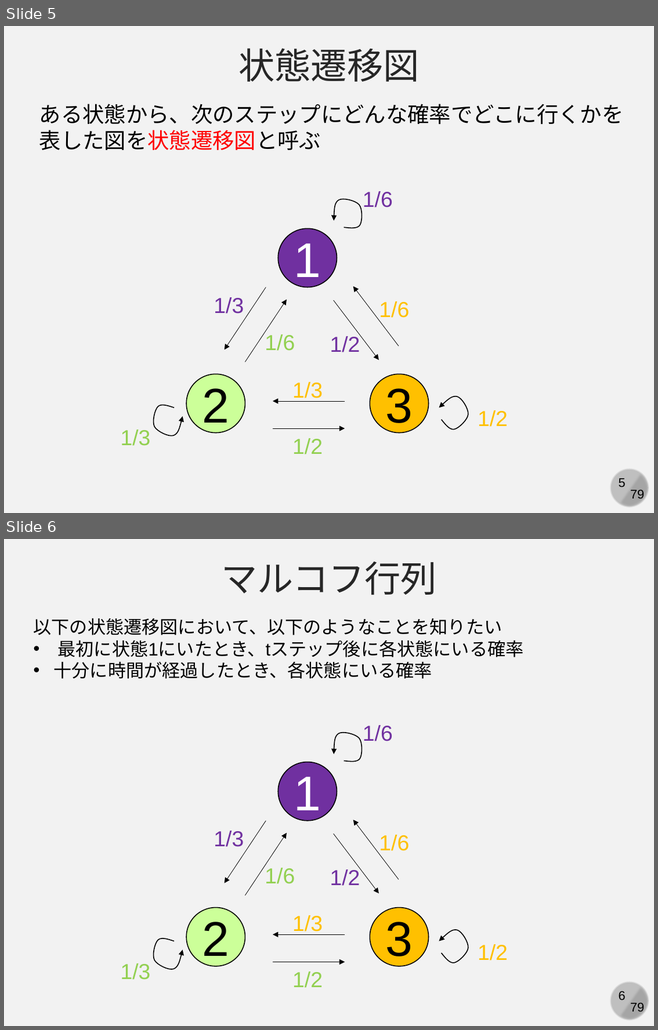
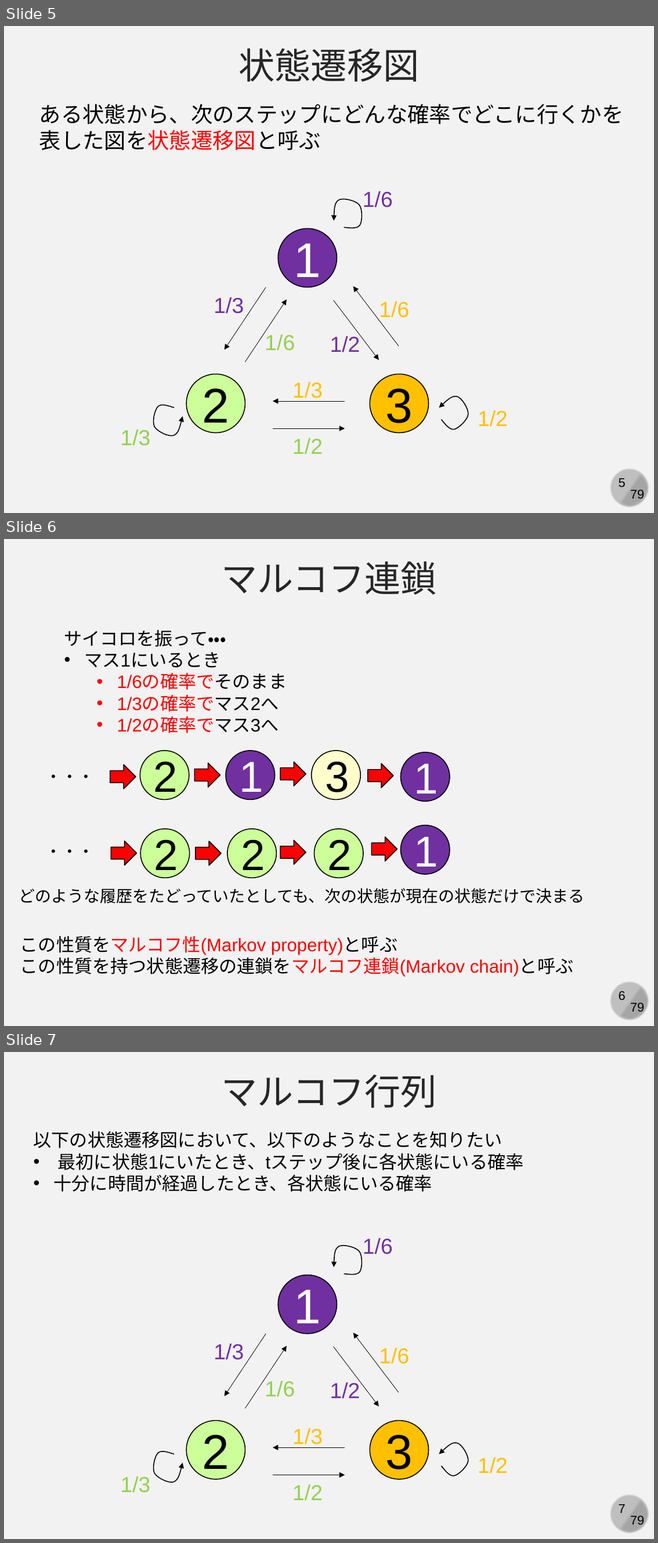
Before and after one commit to kaityo256/simulation_engineering, a slide deck: markov_chain/markov.pptx. Shown one above the other, each under a label of ours: slides 5 and 6 before the commit, slides 5, 6 and 7 after it. The pictures are 658x1030 and 658x1543 pixels, drawn with LibreOffice and Linux fonts; fonts in the diff are those of the drawing. Boxes give left, top, right and bottom in pixels: in the first picture for what was removed or moved away, otherwise in the second. Text is boxed around its words. In the diff, an @@ line names an element or a change of style, - is before the commit and + after.

```diff
--- a/markov_chain/markov.pptx
+++ b/markov_chain/markov.pptx
@@ slide 6 added at box(4, 539, 654, 1026), background #F2F2F2; not listed: 4 template elements that a slide beside it also shows @@
@@ text added at box(221, 561, 437, 595), 40 pt, text #262626 @@
+マルコフ連鎖
@@ text added at box(64, 630, 287, 733), 20 pt, text #000000 @@
+サイコロを振って・・・
+• マス1にいるとき
+  • 1/6の確率でそのまま
+  • 1/3の確率でマス2へ
+  • 1/2の確率でマス3へ
@@ ellipse added at box(140, 751, 189, 800), fill #CCFF99, outline #000000 1 pt, 48 pt, text #000000 @@
+2
@@ right arrow added at box(194, 763, 220, 787), fill #FF0000, outline #000000 1 pt @@
@@ ellipse added at box(226, 751, 275, 800), fill #7030A0, outline #000000 1 pt, 48 pt, text #FFFFFF @@
+1
@@ right arrow added at box(280, 762, 306, 786), fill #FF0000, outline #000000 1 pt @@
@@ ellipse added at box(311, 751, 361, 800), fill #FFFFCC, outline #000000 1 pt, 48 pt, text #000000 @@
+3
@@ right arrow added at box(368, 764, 393, 788), fill #FF0000, outline #000000 1 pt @@
@@ ellipse added at box(400, 752, 449, 801), fill #7030A0, outline #000000 1 pt, 48 pt, text #FFFFFF @@
+1
@@ text added at box(45, 774, 94, 779), 18 pt, text #000000 @@
+・・・
@@ right arrow added at box(110, 765, 135, 789), fill #FF0000, outline #000000 1 pt @@
@@ ellipse added at box(140, 829, 190, 878), fill #CCFF99, outline #000000 1 pt, 48 pt, text #000000 @@
+2
@@ ellipse added at box(227, 829, 277, 878), fill #CCFF99, outline #000000 1 pt, 48 pt, text #000000 @@
+2
@@ ellipse added at box(314, 829, 363, 878), fill #CCFF99, outline #000000 1 pt, 48 pt, text #000000 @@
+2
@@ ellipse added at box(400, 826, 449, 875), fill #7030A0, outline #000000 1 pt, 48 pt, text #FFFFFF @@
+1
@@ text added at box(45, 849, 94, 853), 18 pt, text #000000 @@
+・・・
@@ right arrow added at box(111, 841, 136, 865), fill #FF0000, outline #000000 1 pt @@
@@ right arrow added at box(195, 841, 221, 865), fill #FF0000, outline #000000 1 pt @@
@@ right arrow added at box(280, 841, 306, 864), fill #FF0000, outline #000000 1 pt @@
@@ right arrow added at box(372, 837, 397, 861), fill #FF0000, outline #000000 1 pt @@
@@ text added at box(18, 888, 585, 904), 18 pt, text #000000 @@
+どのような履歴をたどっていたとしても、次の状態が現在の状態だけで決まる
@@ text added at box(20, 936, 573, 977), 20 pt, text #FF0000 @@
+この性質をマルコフ性(Markov property)と呼ぶ
+この性質を持つ状態遷移の連鎖をマルコフ連鎖(Markov chain)と呼ぶ
@@ what was slide 6 is now slide 7 @@
@@ page number at box(618, 1504, 625, 1513): text changed @@
-6
+7
```
Also in this commit, not shown: 1 slide changed, 21 other slides added, 2 slides removed.
